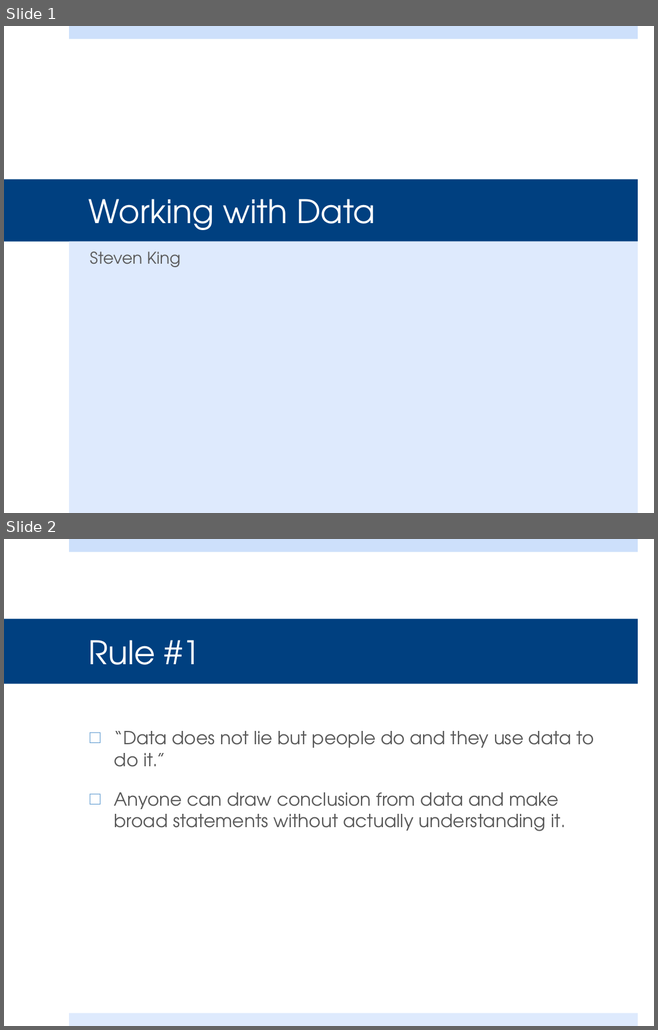
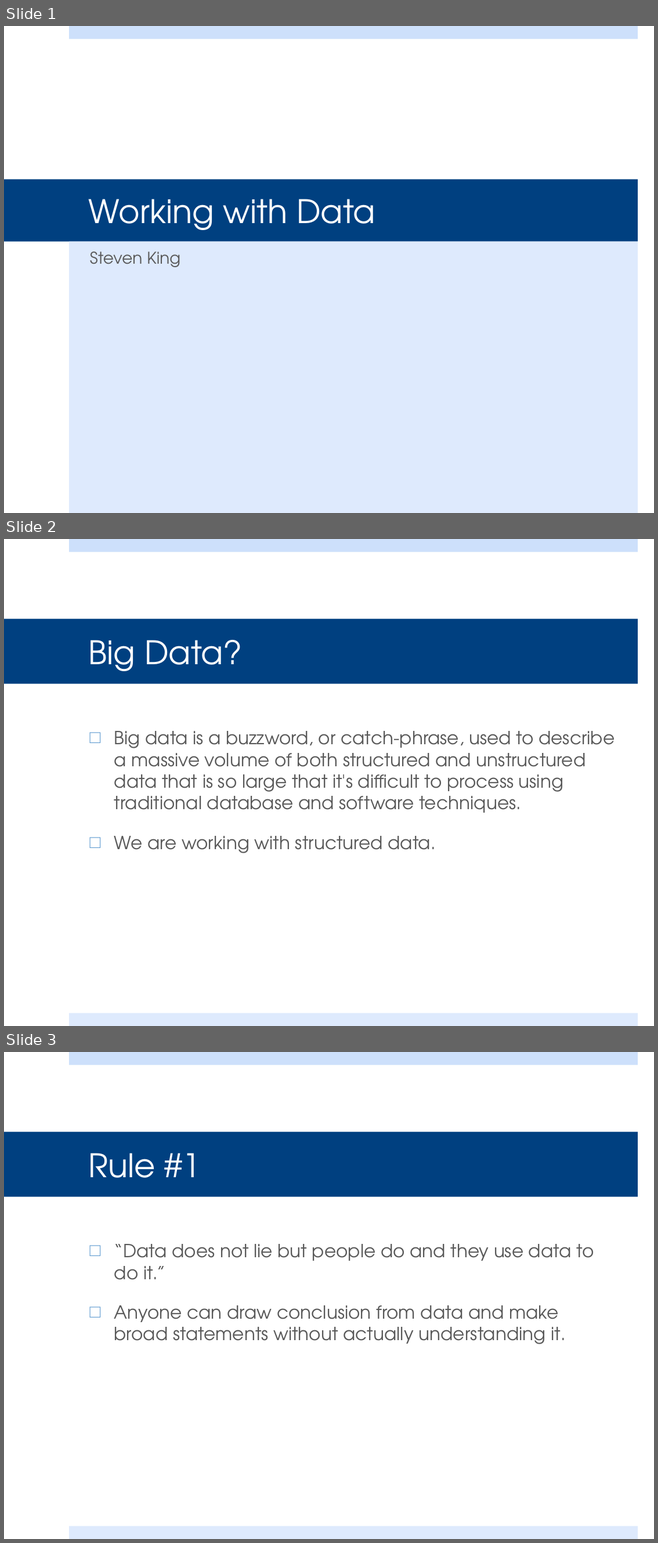
Before and after one commit to steven-king/j586, a slide deck: _classes/Class17_data.pptx. Shown one above the other, each under a label of ours: slides 1 and 2 before the commit, slides 1, 2 and 3 after it. The pictures are 658x1030 and 658x1543 pixels, drawn with LibreOffice and Linux fonts; fonts in the diff are those of the drawing. Boxes give left, top, right and bottom in pixels: in the first picture for what was removed or moved away, otherwise in the second. Text is boxed around its words. In the diff, an @@ line names an element or a change of style, - is before the commit and + after.

Commit message:
adding data files

```diff
--- a/_classes/Class17_data.pptx
+++ b/_classes/Class17_data.pptx
@@ slide 2 added at [4,539,654,1026], background #FFFFFF; not listed: 2 template elements that a slide beside it also shows @@
@@ title added at [4,619,637,684], fill #004080, 36 pt, text #FFFFFF @@
+Big Data?
@@ text added at [114,731,614,853], 20 pt, text #595959 @@
+□ Big data is a buzzword, or catch-phrase, used to describe a massive volume of both structured and unstructured data that is so large that it's difficult to process using traditional database and software techniques.
+□ We are working with structured data.
@@ what was slide 2 is now slide 3 @@
```
